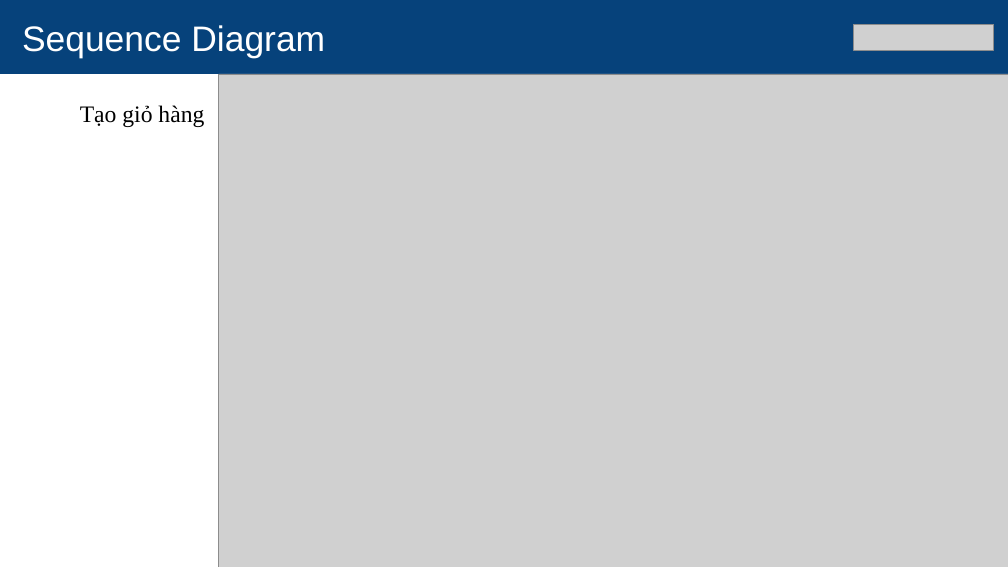
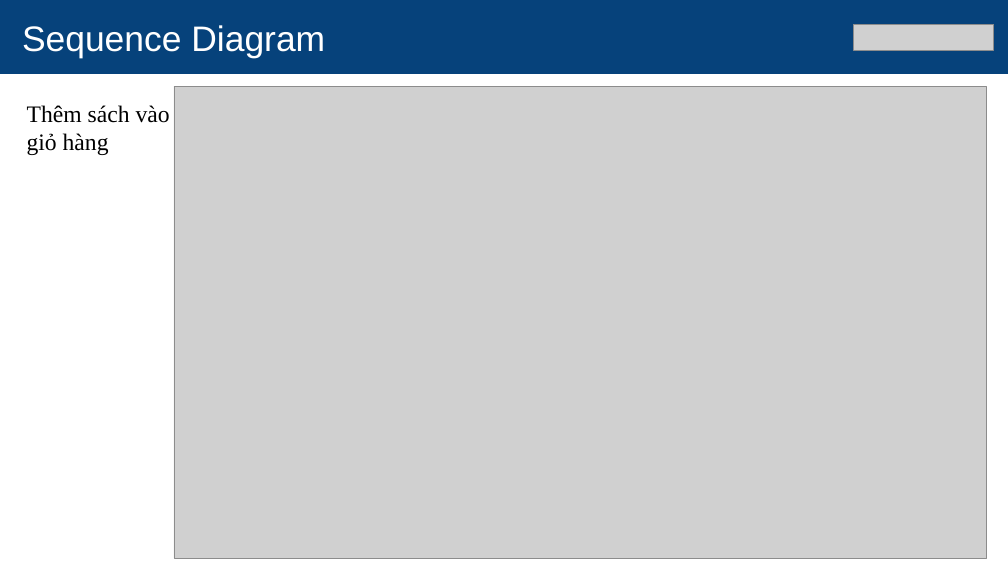
Before and after one commit to tung120320/E-Book-Order-G02, a slide deck: slide 12 of Documents/Slide_Group2_EbooksStore.pptx (slide 13 before the commit). Drawn at 1008x567 pixels with LibreOffice and Linux fonts; fonts in the diff are those of the drawing; grey boxes stand for pictures. Boxes give left, top, right and bottom in pixels: in the first picture for what was removed or moved away, otherwise in the second. Text is boxed around its words. In the diff, an @@ line names an element or a change of style, - is before the commit and + after.

```diff
--- a/Documents/Slide_Group2_EbooksStore.pptx
+++ b/Documents/Slide_Group2_EbooksStore.pptx
@@ picture: place and size @@
-picture at [219,74,1007,567]
+picture at [174,86,986,558]
@@ text at [27,105,170,155]: text changed @@
-Tạo giỏ hàng
+Thêm sách vào
+giỏ hàng
```
Also in this commit, not shown: 20 other slides changed, 1 slide added, 2 slides removed, 37 other files.
